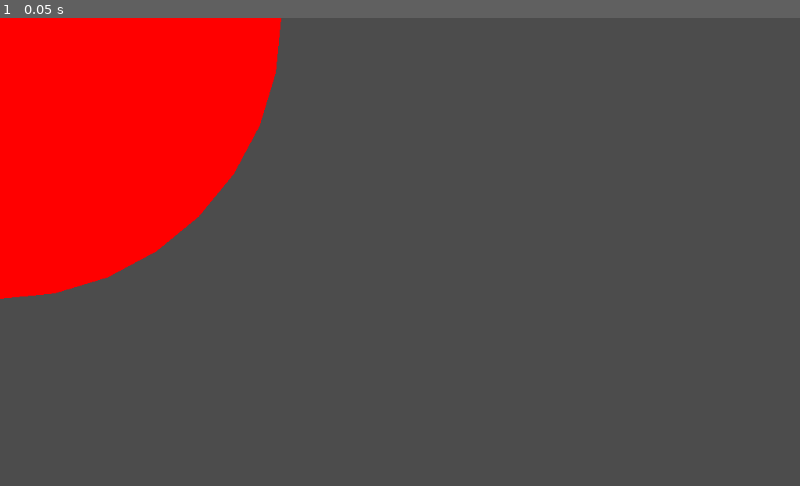
Above: before the commit, frame 1.
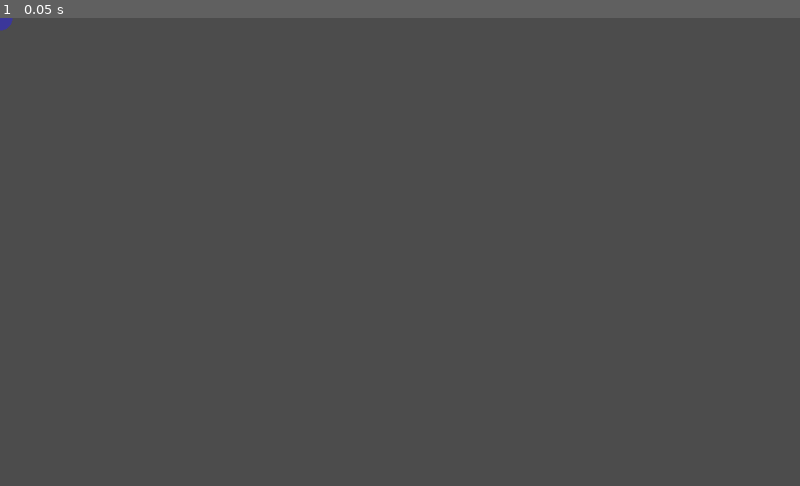
Above: after the commit, the same moment.

Repository: ItsSeaJay/april-2018-convenience-jam
Game: Godot game, scene res://Scenes/Main.tscn
The game is run twice, just before and just after one commit, with the same random seed, the same clock (stepped at 60 frames per second) and the same inputs.
Inputs:
- Up to frame 1 (0.05 s): no input

The runs differ from the first frame. In frame 1, 16% of the frame differs, in the area x 0-36%, y 0-61%.

Commit message:
Add Camera2D node

Diff:
--- a/April2018ConvenienceJam/Scenes/Main.tscn
+++ b/April2018ConvenienceJam/Scenes/Main.tscn
@@ -1,15 +1,11 @@
-[gd_scene load_steps=3 format=2]
+[gd_scene load_steps=2 format=2]
 
-[ext_resource path="res://Scripts/Player.gd" type="Script" id=1]
-
-[sub_resource type="CircleShape2D" id=1]
+[ext_resource path="res://Scenes/Entities/Player.tscn" type="PackedScene" id=1]
 
 [node name="Main" type="Node2D"]
 
-[node name="Player" type="KinematicBody2D" parent="."]
-script = ExtResource( 1 )
+[node name="Player" parent="." instance=ExtResource( 1 )]
+color = Color( 0.235294, 0.219608, 0.607843, 1 )
+radius = 16.0
 
-[node name="CollisionShape2D" type="CollisionShape2D" parent="Player"]
-shape = SubResource( 1 )
-
-[node name="Sprite" type="Sprite" parent="Player"]
+[node name="Camera2D" type="Camera2D" parent="."]
--- a/April2018ConvenienceJam/Scripts/Player.gd
+++ b/April2018ConvenienceJam/Scripts/Player.gd
@@ -1,9 +1,8 @@
 extends KinematicBody2D
 
-export var color : Color
+export var color : Color = Color(0, 0, 1)
+export var radius : float = 4.0
 
 func _draw():
-	var center = position
-	var color = Color(1.0, 0.0, 0.0)
-
-	draw_circle(center, 360.0, color)
+	# Draw a circle to represent the player character
+	draw_circle(position, radius, color)
